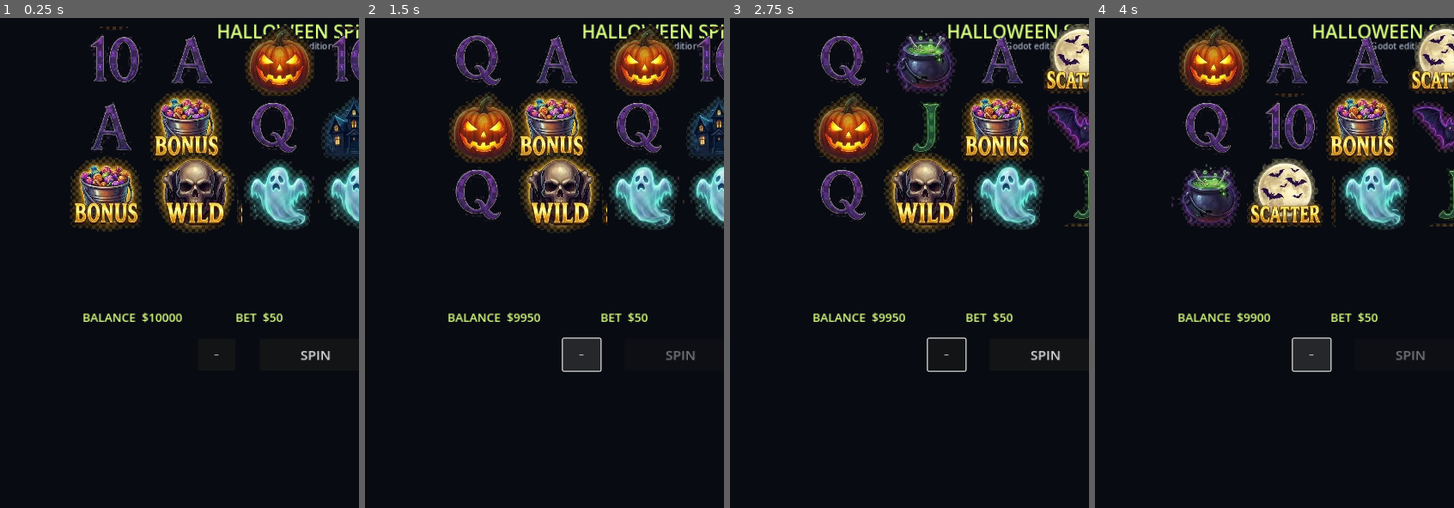
Above: before the commit, frames 1-4 (left to right).
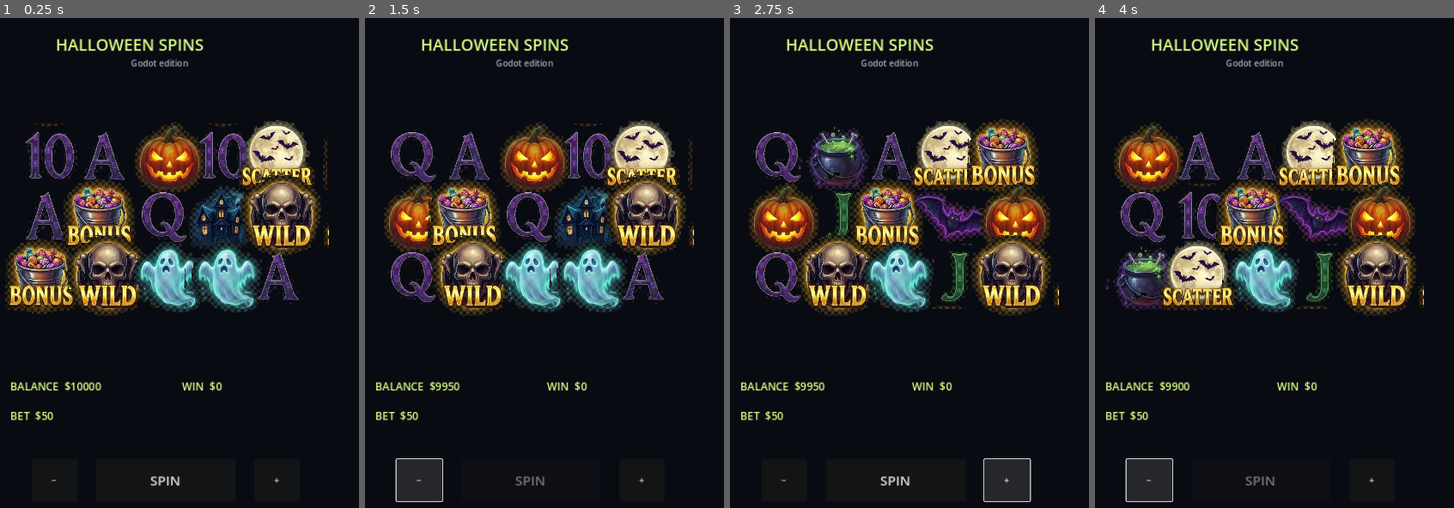
Above: after the commit, the same moments.

Repository: florenciaamor36-ship-it/halloween-spins
Game: Godot game, scene res://godot/main.tscn
Two runs of this game, one before a commit and one after it. Both use one fixed random seed, a clock stepped at 60 frames per second and the inputs below.
Inputs (mouse positions are in pixels of both pictures, inside the frame that each line leads up to):
- Up to frame 1 (0.25 s): no input
- Up to frame 2 (1.5 s): click "SPIN" at 0.5 s; click "−" at 1.25 s
- Up to frame 3 (2.75 s): click (1006, 478) at 2 s, where only the run after the commit has a clickable "+"
- Up to frame 4 (4 s): click "SPIN" at 2.75 s; click "−" at 3.5 s

The runs differ from the first frame. In frame 1, 33% of the frame differs, in the area x 1-100%, y 1-96%; in frame 2, 34%, in the area x 3-100%, y 1-99%; in frame 3, 33%; in frame 4, 34%.

Commit message:
Lock slot machines to portrait orientation

Diff:
--- a/godot/slot_machine.gd
+++ b/godot/slot_machine.gd
@@ -3,8 +3,8 @@
 const SYMBOLS := ["pumpkin", "ghost", "bat", "cauldron", "castle", "10", "J", "Q", "K", "A", "wild", "scatter", "bonus"]
 const COLS := 5
 const ROWS := 3
-const CELL := Vector2(150, 125)
-const ORIGIN := Vector2(265, 105)
+const CELL := Vector2(108, 112)
+var origin := Vector2.ZERO
 
 var balance := 10000
 var bet := 50
@@ -17,6 +17,7 @@
 var spin_button: Button
 
 func _ready() -> void:
+    origin = Vector2((get_viewport_rect().size.x - CELL.x * (COLS - 1)) / 2.0, 285)
     _build_background()
     _build_reels()
     _build_controls()
@@ -24,14 +25,14 @@
 func _build_background() -> void:
     var title := Label.new()
     title.text = "HALLOWEEN SPINS"
-    title.position = Vector2(455, 28)
-    title.add_theme_font_size_override("font_size", 34)
+    title.position = Vector2(155, 55)
+    title.add_theme_font_size_override("font_size", 30)
     title.add_theme_color_override("font_color", Color("#d8ff82"))
     add_child(title)
 
     var subtitle := Label.new()
     subtitle.text = "Godot edition"
-    subtitle.position = Vector2(565, 68)
+    subtitle.position = Vector2(295, 100)
     subtitle.add_theme_color_override("font_color", Color("#a7b0c4"))
     add_child(subtitle)
 
@@ -39,7 +40,7 @@
     for row in ROWS:
         for col in COLS:
             var sprite := Sprite2D.new()
-            sprite.position = ORIGIN + Vector2(col * CELL.x, row * CELL.y)
+            sprite.position = origin + Vector2(col * CELL.x, row * CELL.y)
             sprite.texture = _load_symbol(SYMBOLS[randi() % SYMBOLS.size()])
             sprite.scale = Vector2(0.72, 0.72)
             add_child(sprite)
@@ -51,29 +52,29 @@
     return texture
 
 func _build_controls() -> void:
-    balance_label = _make_label("BALANCE  $%d" % balance, Vector2(205, 570), 22)
-    bet_label = _make_label("BET  $%d" % bet, Vector2(490, 570), 22)
-    win_label = _make_label("WIN  $0", Vector2(760, 570), 22)
+    balance_label = _make_label("BALANCE  $%d" % balance, Vector2(70, 700), 20)
+    bet_label = _make_label("BET  $%d" % bet, Vector2(70, 755), 20)
+    win_label = _make_label("WIN  $0", Vector2(390, 700), 20)
 
     spin_button = Button.new()
     spin_button.text = "SPIN"
-    spin_button.position = Vector2(535, 625)
-    spin_button.size = Vector2(210, 60)
+    spin_button.position = Vector2(230, 850)
+    spin_button.size = Vector2(260, 78)
     spin_button.add_theme_font_size_override("font_size", 25)
     spin_button.pressed.connect(spin)
     add_child(spin_button)
 
     var minus := Button.new()
     minus.text = "−"
-    minus.position = Vector2(420, 625)
-    minus.size = Vector2(70, 60)
+    minus.position = Vector2(110, 850)
+    minus.size = Vector2(85, 78)
     minus.pressed.connect(_decrease_bet)
     add_child(minus)
 
     var plus := Button.new()
     plus.text = "+"
-    plus.position = Vector2(790, 625)
-    plus.size = Vector2(70, 60)
+    plus.position = Vector2(525, 850)
+    plus.size = Vector2(85, 78)
     plus.pressed.connect(_increase_bet)
     add_child(plus)
 
@@ -116,7 +117,7 @@
         var index := col + row * COLS
         symbol_values[index] = final_values[index]
         symbols[index].texture = _load_symbol(SYMBOLS[final_values[index]])
-        var target := ORIGIN + Vector2(col * CELL.x, row * CELL.y)
+        var target := origin + Vector2(col * CELL.x, row * CELL.y)
         var tween := create_tween()
         symbols[index].position = target + Vector2(0, 25)
         tween.tween_property(symbols[index], "position", target, 0.22).set_trans(Tween.TRANS_BACK).set_ease(Tween.EASE_OUT)
